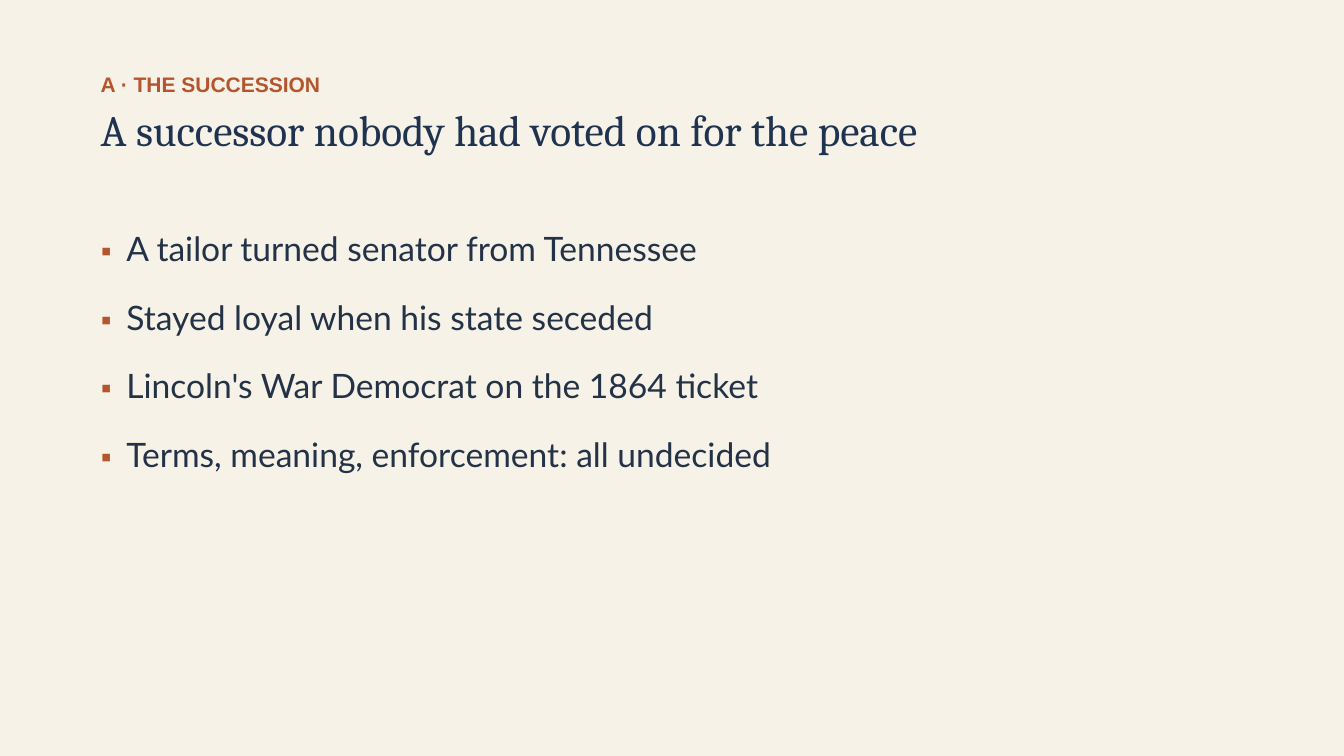
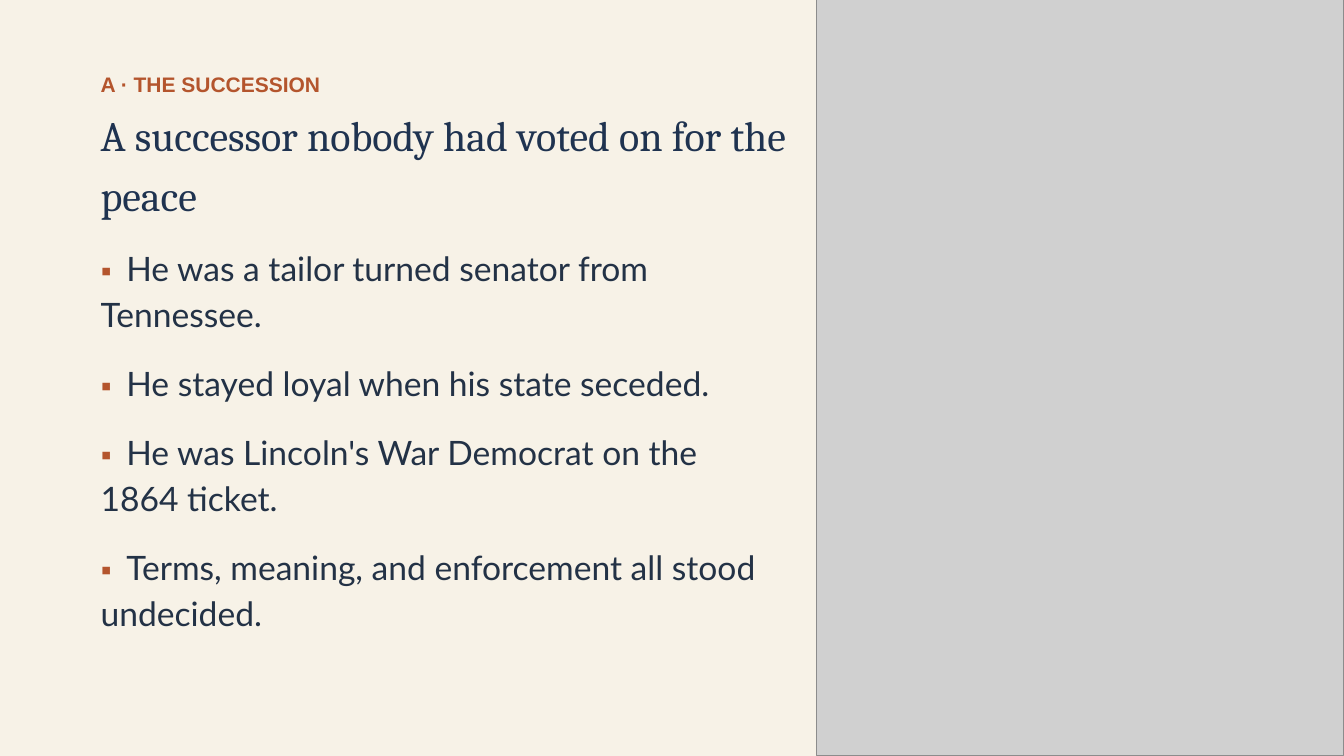
Before and after one commit to ab17gthb/humanities-curriculum-group, a slide deck: slide 5 of reconstruction/lesson-01/lesson-01-slides.pptx. Drawn at 1344x756 pixels with LibreOffice and Linux fonts; fonts in the diff are those of the drawing; grey boxes stand for pictures. Boxes give left, top, right and bottom in pixels: in the first picture for what was removed or moved away, otherwise in the second. Text is boxed around its words. In the diff, an @@ line names an element or a change of style, - is before the commit and + after.

```diff
--- a/reconstruction/lesson-01/lesson-01-slides.pptx
+++ b/reconstruction/lesson-01/lesson-01-slides.pptx
@@ picture added at [817,0,1344,756] @@
@@ text "A successor nobody had voted ..." at [101,121,786,220]: size 31 to 30 pt; line spacing 1.05 to 1.18 @@
@@ text at [101,256,755,627]: text changed @@
-▪ A tailor turned senator from Tennessee
-▪ Stayed loyal when his state seceded
-▪ Lincoln's War Democrat on the 1864 ticket
-▪ Terms, meaning, enforcement: all undecided
+▪ He was a tailor turned senator from Tennessee.
+▪ He stayed loyal when his state seceded.
+▪ He was Lincoln's War Democrat on the 1864 ticket.
+▪ Terms, meaning, and enforcement all stood undecided.
```
Also in this commit, not shown: 9 other slides changed, 6 other files.
